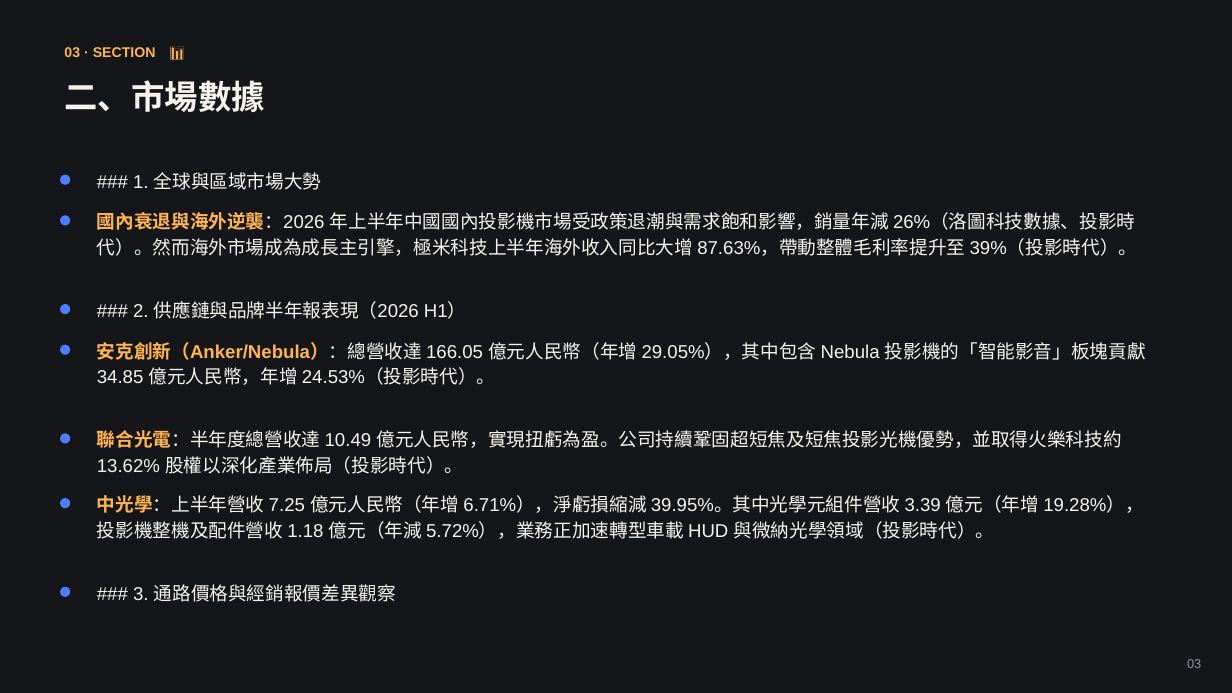
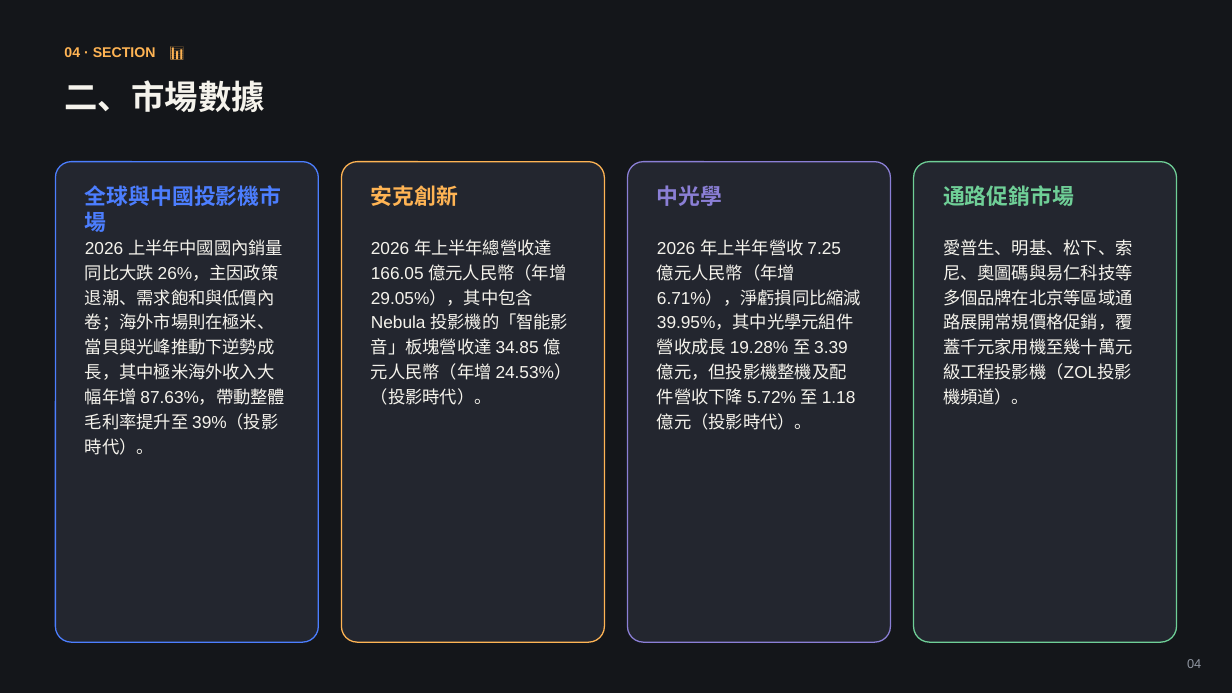
Before and after one commit to coffee30233-gif/Project-Insight, a slide deck: slide 4 of data/reports/2026-08.pptx (slide 3 before the commit). Drawn at 1232x693 pixels with LibreOffice and Linux fonts; fonts in the diff are those of the drawing. Boxes give left, top, right and bottom in pixels: in the first picture for what was removed or moved away, otherwise in the second. Text is boxed around its words. In the diff, an @@ line names an element or a change of style, - is before the commit and + after.

```diff
--- a/data/reports/2026-08.pptx
+++ b/data/reports/2026-08.pptx
@@ text at <box>64,47,156,57</box>: text changed @@
-03 · SECTION 📊
+04 · SECTION 📊
@@ rounded rectangle added at <box>55,162,319,642</box>, fill #23262F, outline #4C7EFF 1 pt @@
@@ ellipse removed at <box>60,175,70,185</box> @@
@@ rounded rectangle added at <box>342,162,605,642</box>, fill #23262F, outline #FFB454 1 pt @@
@@ rounded rectangle added at <box>628,162,891,642</box>, fill #23262F, outline #8B7FD6 1 pt @@
@@ rounded rectangle added at <box>914,162,1177,642</box>, fill #23262F, outline #6FCF97 1 pt @@
@@ text at <box>85,185,282,232</box>: text changed; size 14.5 to 17 pt; text colour #F5F3EC to #4C7EFF; bold on @@
-### 1. 全球與區域市場大勢
+全球與中國投影機市場
@@ text added at <box>371,185,458,206</box>, 17 pt, text #FFB454, bold @@
+安克創新
@@ text added at <box>657,185,723,206</box>, 17 pt, text #8B7FD6, bold @@
+中光學
@@ text added at <box>943,185,1074,206</box>, 17 pt, text #6FCF97, bold @@
+通路促銷市場
@@ ellipse removed at <box>60,215,70,226</box> @@
@@ text added at <box>85,239,285,455</box>, 13.5 pt, text #F5F3EC @@
+2026 上半年中國國內銷量同比大跌 26%，主因政策退潮、需求飽和與低價內卷；海外市場則在極米、當貝與光峰推動下逆勢成長，其中極米海外收入大幅年增 87.63%，帶動整體毛利率提升至 39%（投影時代）。
@@ text removed at <box>97,212,1138,256</box> @@
-國內衰退與海外逆襲：2026 年上半年中國國內投影機市場受政策退潮與需求飽和影響，銷量年減 26%（洛圖科技數據、投影時代）。然而海外市場成為成長主引擎，極米科技上半年海外收入同比大增 87.63%，帶動整體毛利率提升至 39%（投影時代）。
@@ text at <box>371,239,572,405</box>: text changed; size 14.5 to 13.5 pt @@
-安克創新（Anker/Nebula）：總營收達 166.05 億元人民幣（年增 29.05%），其中包含 Nebula 投影機的「智能影音」板塊貢獻 34.85 億元人民幣，年增 24.53%（投影時代）。
+2026 年上半年總營收達 166.05 億元人民幣（年增 29.05%），其中包含 Nebula 投影機的「智能影音」板塊營收達 34.85 億元人民幣（年增 24.53%）（投影時代）。
@@ text at <box>657,239,861,430</box>: text changed; size 14.5 to 13.5 pt @@
-中光學：上半年營收 7.25 億元人民幣（年增 6.71%），淨虧損縮減 39.95%。其中光學元組件營收 3.39 億元（年增 19.28%），投影機整機及配件營收 1.18 億元（年減 5.72%），業務正加速轉型車載 HUD 與微納光學領域（投影時代）。
+2026 年上半年營收 7.25 億元人民幣（年增 6.71%），淨虧損同比縮減 39.95%，其中光學元組件營收成長 19.28% 至 3.39 億元，但投影機整機及配件營收下降 5.72% 至 1.18 億元（投影時代）。
@@ text added at <box>943,239,1133,405</box>, 13.5 pt, text #F5F3EC @@
+愛普生、明基、松下、索尼、奧圖碼與易仁科技等多個品牌在北京等區域通路展開常規價格促銷，覆蓋千元家用機至幾十萬元級工程投影機（ZOL投影機頻道）。
@@ ellipse removed at <box>60,304,70,314</box> @@
@@ text removed at <box>133,301,467,319</box> @@
-### 2. 供應鏈與品牌半年報表現（2026 H1）
@@ ellipse removed at <box>60,345,70,355</box> @@
@@ ellipse removed at <box>60,433,70,444</box> @@
@@ text removed at <box>97,430,1121,474</box> @@
-聯合光電：半年度總營收達 10.49 億元人民幣，實現扭虧為盈。公司持續鞏固超短焦及短焦投影光機優勢，並取得火樂科技約 13.62% 股權以深化產業佈局（投影時代）。
@@ ellipse removed at <box>60,498,70,508</box> @@
@@ ellipse removed at <box>60,587,70,597</box> @@
@@ text removed at <box>133,584,396,602</box> @@
-### 3. 通路價格與經銷報價差異觀察
@@ text at <box>1187,659,1201,668</box>: text changed @@
-03
+04
```
Also in this commit, not shown: 5 other slides changed, 4 slides added, 34 slides removed, 4 other files.
